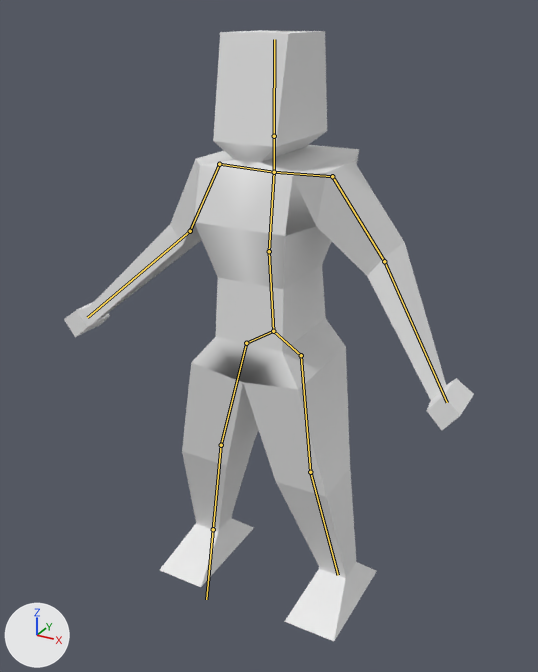
Two versions of the FBX model Assets/Models/BigGuyAnim_v3.fbx, one commit apart.
Camera for both pictures: a camera (50 mm lens) standing at (5.02, -9.28, 9.07) and looking at (0.04, -0.22, 4.54). Lighting does not change. The marker at lower left points along +X, +Y and +Z. The first picture is the older version. The bones that change, and the others that lie on the model, are drawn over the model as lines.
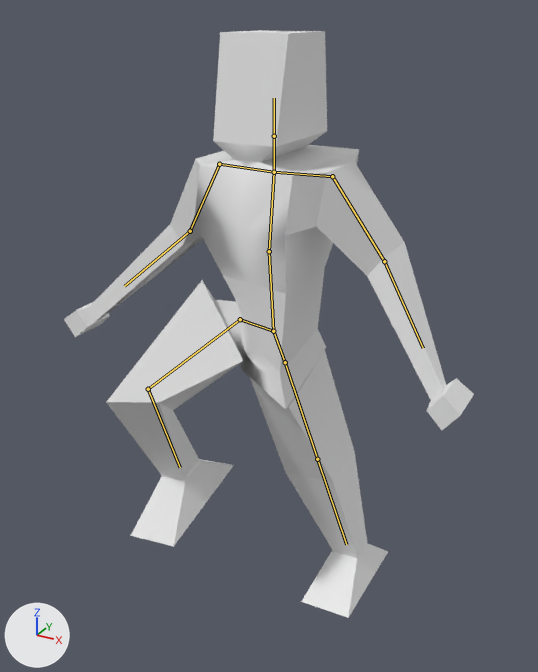
The newer file adds an action. The first version stands in its rest pose; the second is drawn at frame 106 of the action 'walk.001'.

Changed parts and their boxes [x1, y1, x2, y2] in the pictures (538 x 672 px):
'Cube', posed
    before: [64, 30, 474, 641]
    after: [64, 30, 474, 618]
bone 'hip.L', root to tip
    before: (273, 331) to (301, 355)
    after: (273, 331) to (285, 362)
bone 'femur.L', root to tip
    before: (301, 355) to (310, 472)
    after: (285, 362) to (317, 459)
bone 'femur.L.002', root to tip
    before: (310, 472) to (338, 575)
    after: (317, 459) to (346, 544)
bone 'hip.R', root to tip
    before: (273, 331) to (246, 343)
    after: (273, 331) to (240, 319)
bone 'femur.R', root to tip
    before: (246, 343) to (221, 445)
    after: (240, 319) to (148, 389)
bone 'femur.R.002', root to tip
    before: (221, 445) to (213, 529)
    after: (148, 389) to (180, 467)

The edits, one by one:
Bone 'hip.L' (bone_hip_l) turns from (0, 0, 0) to (-41, 6, 7) degrees about its own x, y and z.
Bone 'femur.L' (bone_femur_l) turns from (0, 0, 0) to (45, 0, 9) degrees about its own x, y and z.
Bone 'femur.L.002' (bone_femur_l_002) turns from (0, 0, 0) to (0, 1, -17) degrees about its own x, y and z.
Bone 'hip.R' (bone_hip_r) turns from (0, 0, 0) to (45, 17, 25) degrees about its own x, y and z.
Bone 'femur.R' (bone_femur_r) turns from (0, 0, 0) to (-16, 14, 26) degrees about its own x, y and z.
Bone 'femur.R.002' (bone_femur_r_002) turns from (0, 0, 0) to (-26, -17, -68) degrees about its own x, y and z.
